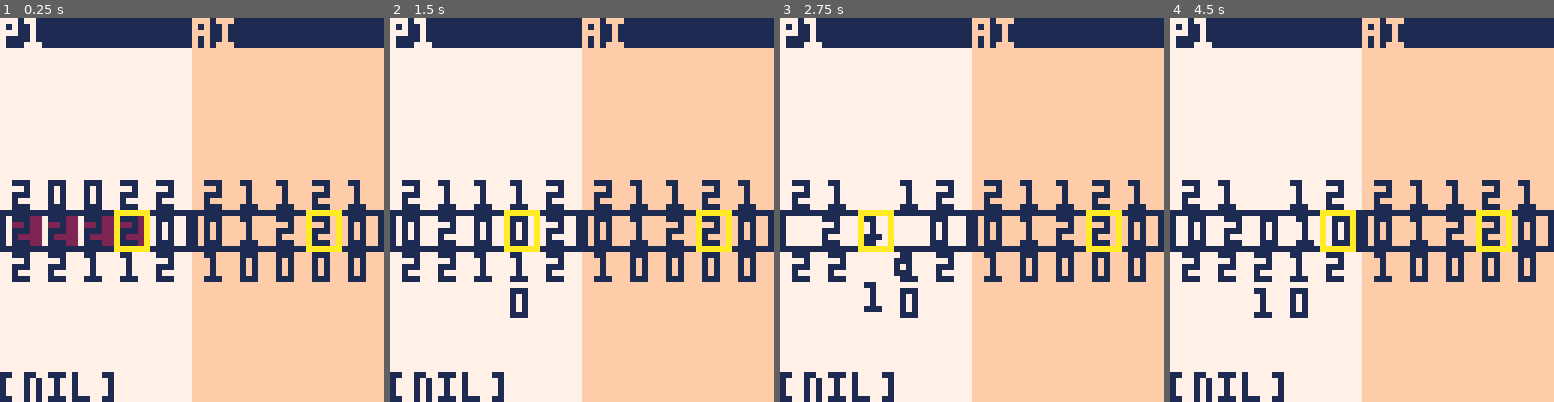
Above: before the commit, frames 1-4 (left to right).
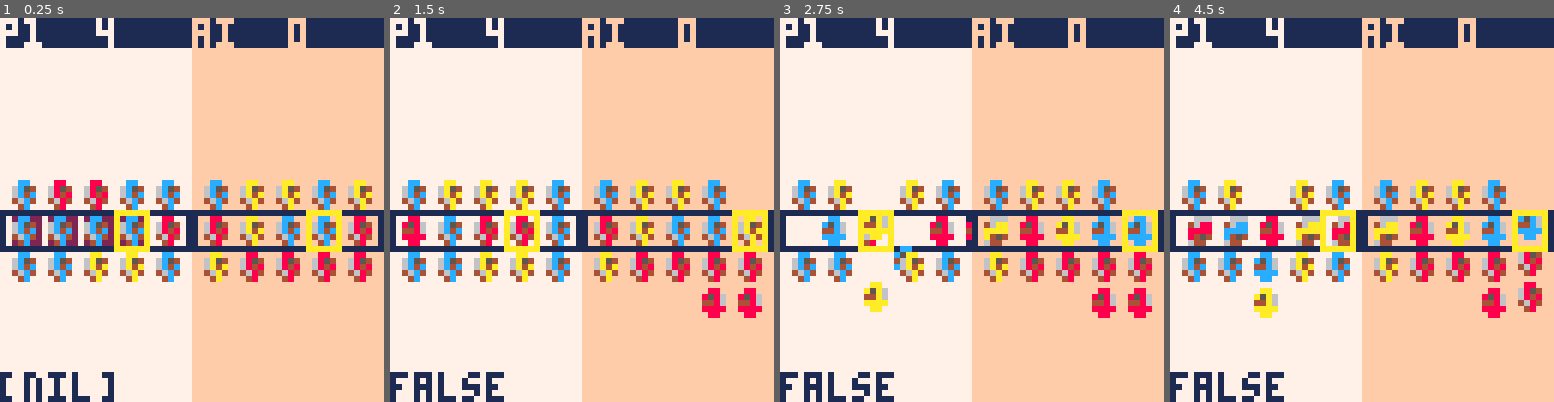
Above: after the commit, the same moments.

Repository: eguneys/pico8-jam
Game: PICO-8 cartridge marbles2.p8
The game is run twice, just before and just after one commit, with the same random seed, the same clock (stepped at 60 frames per second) and the same inputs.
Inputs:
- Up to frame 1 (0.25 s): no input
- Up to frame 2 (1.5 s): tap X (X key) at 1.07 s
- Up to frame 3 (2.75 s): hold Left 1.97-2.37 s; tap X (X key) at 2.07, 2.4, 2.73 s; hold Down from 2.42 s (still down)
- Up to frame 4 (4.5 s): release Down at 2.82 s; hold Right 2.87-3.53 s; tap X (X key) every 0.33 s from 3.07 to 4.4 s; hold Up 3.58-4.08 s; hold Right from 4.13 s (still down)

The runs differ from the first frame. In frame 1, 14% of the frame differs, in the area x 3-97%, y 0-69%; in frame 2, 16%; in frame 3, 15%; in frame 4, 16%, in the area x 1-99%, y 0-100%.

Commit message:
roll anim

Diff:
--- a/marbles2.p8
+++ b/marbles2.p8
@@ -7,13 +7,15 @@
 side_player = {
    name="p1",
    bg=7,
-   i = 3,
+   score=0
 }
 
 side_ai = {
    name="ai",
    bg=15,
-   i = 3
+   t=0,
+   idea={},
+   score=0
 }
 
 function _init()
@@ -45,21 +47,25 @@
    if btnp(❎) then
       game_shift(game)
    end
-
-   update_game(game)
-end
-
-
-function update_ai(ai)
-
-   //update_game(ai.game)
-
-end
-
+end
+
+function update_game_score(a, b)
+   if a.game.add_score > 0 then
+      begin_roll(b.game)
+      a.score += a.game.add_score
+      a.game.add_score = 0
+   end
+end
 
 function _update()
    update_player(side_player)
    update_ai(side_ai)
+
+   update_game(side_player.game)
+   update_game(side_ai.game)
+
+   update_game_score(side_player, side_ai)
+   update_game_score(side_ai, side_player)
 end
 
 function draw_side(side, x)
@@ -72,6 +78,7 @@
 
    rectfill(x, 0, x + 32, 4, 1)
    print(side.name, x, 0, side.bg)
+   print(side.score, x + 16, 0, side.bg)
 
    rect(x, 32, x + 31, 32 + 6, 1)
 
@@ -95,6 +102,7 @@
 
 game_template = {
    i=3,
+   add_score=0,
    shift_delay=0
 }
 
@@ -210,12 +218,18 @@
 
    local flash_hide = false
 
+   local fall_animy = 0
+   local shift_animy = 0
+   local move_animy = 0
+
    if stack.move_delay > 0 then
       movey = (1.0 - stack.move_delay/max_move_delay) * 6 * stack.dy * -1
+      move_animy = stack.move_delay/max_move_delay
    end
 
    if game.shift_delay > 0 then
       shiftx = (1.0 - game.shift_delay/10) * 6
+      shift_animy = game.shift_delay/10
    end
 
    if stack.lose_delay > 0 then
@@ -224,6 +238,7 @@
 
    if stack.fall_delay > 0 then
       fally = (1.0-stack.fall_delay/10) * 6
+      fall_animy = stack.fall_delay/10
    end
 
    if stack.short_delay > 0 then
@@ -234,7 +249,12 @@
    my += movey
 
    if stack.fall_delay == 0 then
-      print(stack.center, mx + shiftx + 1, my + 1, 1)
+
+      if shift_animy != 0 then
+         stack.center.s = (stack.center.s + 0.07) % 1
+      end
+
+      draw_marble(stack.center, mx + shiftx + 1, my + 1, shift_animy)
    end
 
    for i, marble in pairs(stack.top) do
@@ -242,15 +262,24 @@
 
       my += movey
 
+      if move_animy != 0 then
+         marble.s = (marble.s + 0.09) % 1
+      end
+
       if stack.fy == 1 then
          my += fally
+
+         if fall_animy != 0 then
+            marble.s = (marble.s + 0.07) % 1
+         end
+
       end
 
       if flash_hide and
          stack.sy == 1 and
       i == #stack.top then
       else
-         print(marble, mx + 1, my + 1, 1)
+         draw_marble(marble, mx + 1, my + 1, 0)
       end
    end
 
@@ -259,15 +288,23 @@
 
       my += movey
 
+      if move_animy != 0 then
+         marble.s = (marble.s + 0.09) % 1
+      end
+
       if stack.fy == -1 then
          my += fally * -1
+
+         if fall_animy != 0 then
+            marble.s = (marble.s + 0.07) % 1
+         end
       end
 
       if flash_hide and
          stack.sy == -1 and
       i == #stack.bottom then
       else
-         print(marble, mx + 1, my + 1, 1)
+         draw_marble(marble, mx + 1, my + 1, 0)
       end
    end
 
@@ -279,8 +316,15 @@
 
       my += fally
 
-      print(stack.rm, mx + 1, my + 1, 1)
-   end
+      stack.rm.s = (stack.rm.s + 0.07) % 1
+
+      draw_marble(stack.rm, mx + 1, my + 1, 0)
+   end
+end
+
+function draw_marble(marble, x, y, animy)
+   --print(marble, x, y, 1)
+   sspr(8 + flr(marble.s * 3) * 4, 5 * marble.c, 4, 5, x, y)
 end
 
 function fall_stack(game, stack)
@@ -359,7 +403,7 @@
          local m = center_marble(game, mi[1])
 
          for i in all(mi) do
-            if center_marble(game, i) != m then
+            if not marble_equal(center_marble(game, i),  m) then
                nomatch = true
                break
             end
@@ -369,7 +413,7 @@
             for i in all(mi) do
                game.stacks[i].lose_delay=10
             end
-               begin_roll(game)
+            game.add_score=#mi
             break
          end
       end
@@ -483,7 +527,14 @@
 end
 
 function make_marble()
-   return flr(rnd(3))
+   return {
+      c=flr(rnd(3)),
+      s=0
+   }
+end
+
+function marble_equal(a, b)
+   return a.c == b.c
 end
 
 function game_left(game)
@@ -513,6 +564,188 @@
 
 function game_shift(game)
    game.input_x=true
+end
+
+-->8
+
+ai_move_shift = 1
+ai_move_up = 2
+ai_move_down = 3
+ai_move_left = 4
+ai_move_right = 5
+
+x_cursor=1
+y_cursor=2
+
+function update_ai(ai)
+
+   ai.t += 1
+
+   if ai.t % 15 != 0 then
+      return
+   end
+
+   local game = ai.game
+
+   local handled = nil
+
+   dbg = #ai.idea > 0 and ai.idea[1].a
+
+   handled = handled or ai_follow_idea(ai, game)
+
+   handled = handled or ai_shift_match(ai, game)
+   handled = handled or ai_two_match(ai, game)
+   handled = handled or ai_three_match(ai, game)
+
+   handled = handled or ai_follow_idea(ai, game)
+
+   handled = handled or ai_random_move(ai, game)
+
+   ai_make_move(game, handled)
+
+end
+
+function ai_make_move(game, move)
+   if move == ai_move_shift then
+      game_shift(game)
+   elseif move == ai_move_up then
+      game_up(game)
+   elseif move == ai_move_down then
+      game_down(game)
+   elseif move == ai_move_left then
+      game_left(game)
+   elseif move == ai_move_right then
+      game_right(game)
+   end
+end
+
+function ai_center_match_all(game, mi)
+   local m = game.stacks[mi[1]].center
+   for i in all(mi) do
+      if game.stacks[i].center != m then
+         return false
+      end
+   end
+   return true
+end
+
+function ai_center_match_two(game, mi)
+   local m = game.stacks[mi[1]].center
+   for i=1,2 do
+      if game.stacks[mi[i]].center != m then
+         return false
+      end
+   end
+   return true
+end
+
+function ai_follow_idea(ai, game)
+   local idea = ai.idea[1]
+   if idea != nil then
+      if idea.a == x_cursor then
+         return ai_idea_x_cursor(ai, game, idea)
+      elseif idea.a == y_cursor then
+         return ai_idea_y_cursor(ai, game, idea)
+      end
+   end
+end
+
+function ai_idea_x_cursor(ai, game, idea)
+   local to = idea.to
+   if to == game.i+1 then
+      del(ai.idea, idea)
+      return ai_follow_idea(ai, game)
+   elseif to < game.i+1 then
+      return ai_move_left
+   else
+      return ai_move_right
+   end
+end
+
+function ai_idea_y_cursor(ai, game, idea)
+   local to = idea.to
+   if to == 0 then
+      del(ai.idea, idea)
+      return ai_move_up
+   elseif to < 0 then
+      idea.to += 1
+      return ai_move_down
+   else
+      idea.to -= 1
+      return ai_move_up
+   end
+end
+
+ai_shift_match_search = {
+   { 1, 2, 5 },
+   { 1, 5, 4 }
+}
+
+ai_three_match_search = {
+   { 1, 3, 4 },
+   { 2, 4, 5 },
+   { 3, 1, 5 },
+   { 4, 1, 2 },
+   { 5, 2, 3 }
+}
+
+ai_two_match_search = {
+   { 1, 2, 3 },
+   { 2, 3, 4 },
+   { 2, 3, 1 },
+   { 3, 4, 5 },
+   { 3, 4, 2 }
+}
+
+function ai_two_match(ai, game)
+   for mi in all(ai_two_match_search) do
+      if ai_center_match_two(game, mi) then
+         add(ai.idea, {
+                a=x_cursor,
+                to=mi[3]
+         })
+         add(ai.idea, {
+                a=y_cursor,
+                to=2
+         })
+         add(ai.idea, {
+                a=y_cursor,
+                to=-4
+         })
+      end
+   end
+end
+
+function ai_three_match(ai, game)
+   for mi in all(ai_three_match_search) do
+      if ai_center_match_all(game, mi) then
+         local upi = mi[1]
+
+         add(ai.idea, {
+                a=x_cursor,
+                to=upi
+         })
+
+         add(ai.idea, {
+                a=y_cursor,
+                to=0
+         })
+      end
+   end
+end
+
+function ai_shift_match(ai, game)
+   for mi in all(ai_shift_match_search) do
+      if ai_center_match_all(game, mi) then
+         return ai_move_shift
+      end
+   end
+
+   return nil
+end
+
+function ai_random_move(ai, game)
+   return flr(rnd(5)) + 1
 end
 
 -->8
@@ -537,9 +770,18 @@
 end
 
 __gfx__
-00000000000000000000000000000000000000000000000000000000000000000000000000000000000000000000000000000000000000000000000000000000
-00000000000000000000000000000000000000000000000000000000000000000000000000000000000000000000000000000000000000000000000000000000
-00700700000000000000000000000000000000000000000000000000000000000000000000000000000000000000000000000000000000000000000000000000
-00077000000000000000000000000000000000000000000000000000000000000000000000000000000000000000000000000000000000000000000000000000
-00077000000000000000000000000000000000000000000000000000000000000000000000000000000000000000000000000000000000000000000000000000
-00700700000000000000000000000000000000000000000000000000000000000000000000000000000000000000000000000000000000000000000000000000
+00000000088006660880000000000000000000000000000000000000000000000000000000000000000000000000000000000000000000000000000000000000
+00000000685446888586000000000000000000000000000000000000000000000000000000000000000000000000000000000000000000000000000000000000
+00700700684888884486000000000000000000000000000000000000000000000000000000000000000000000000000000000000000000000000000000000000
+00077000468484548888000000000000000000000000000000000000000000000000000000000000000000000000000000000000000000000000000000000000
+00077000048064400880000000000000000000000000000000000000000000000000000000000000000000000000000000000000000000000000000000000000
+007007000aa006660aa0000000000000000000000000000000000000000000000000000000000000000000000000000000000000000000000000000000000000
+000000006a5446aaa5a6000000000000000000000000000000000000000000000000000000000000000000000000000000000000000000000000000000000000
+000000006a4aaaaa44a6000000000000000000000000000000000000000000000000000000000000000000000000000000000000000000000000000000000000
+0000000046a4a454aaaa000000000000000000000000000000000000000000000000000000000000000000000000000000000000000000000000000000000000
+0000000004a064400aa0000000000000000000000000000000000000000000000000000000000000000000000000000000000000000000000000000000000000
+000000000cc006660cc0000000000000000000000000000000000000000000000000000000000000000000000000000000000000000000000000000000000000
+000000006c5446ccc5c6000000000000000000000000000000000000000000000000000000000000000000000000000000000000000000000000000000000000
+000000006c4ccccc44c6000000000000000000000000000000000000000000000000000000000000000000000000000000000000000000000000000000000000
+0000000046c4c454cccc000000000000000000000000000000000000000000000000000000000000000000000000000000000000000000000000000000000000
+0000000004c064400cc0000000000000000000000000000000000000000000000000000000000000000000000000000000000000000000000000000000000000
